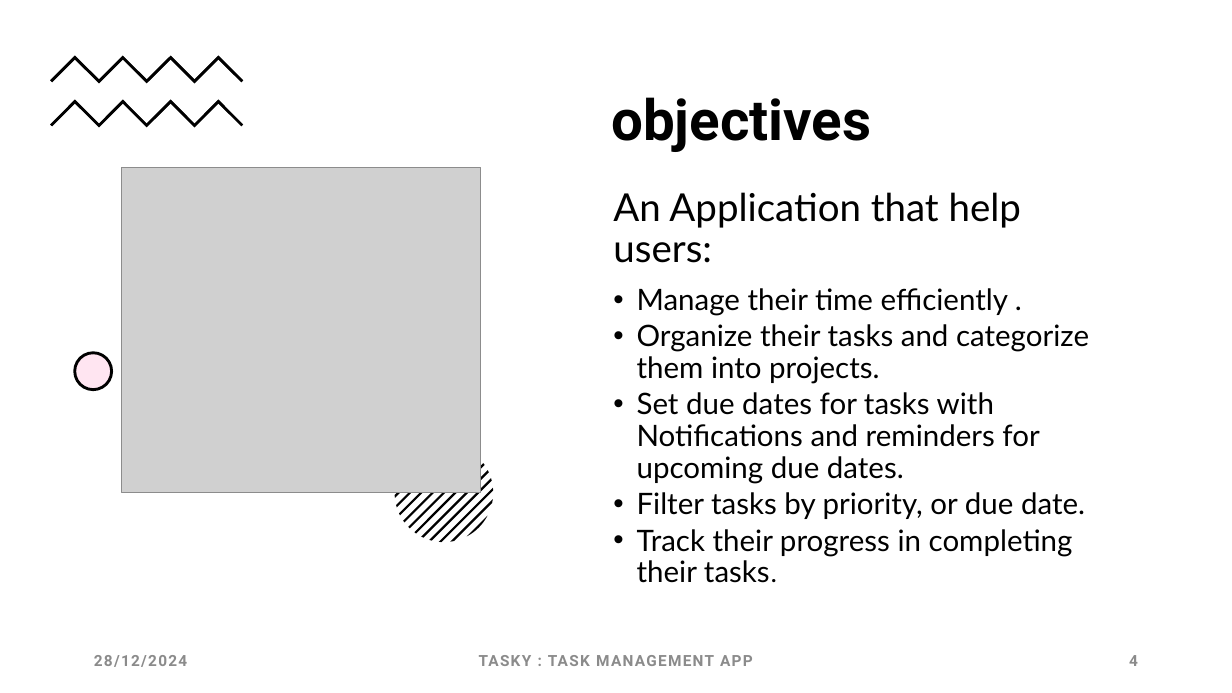
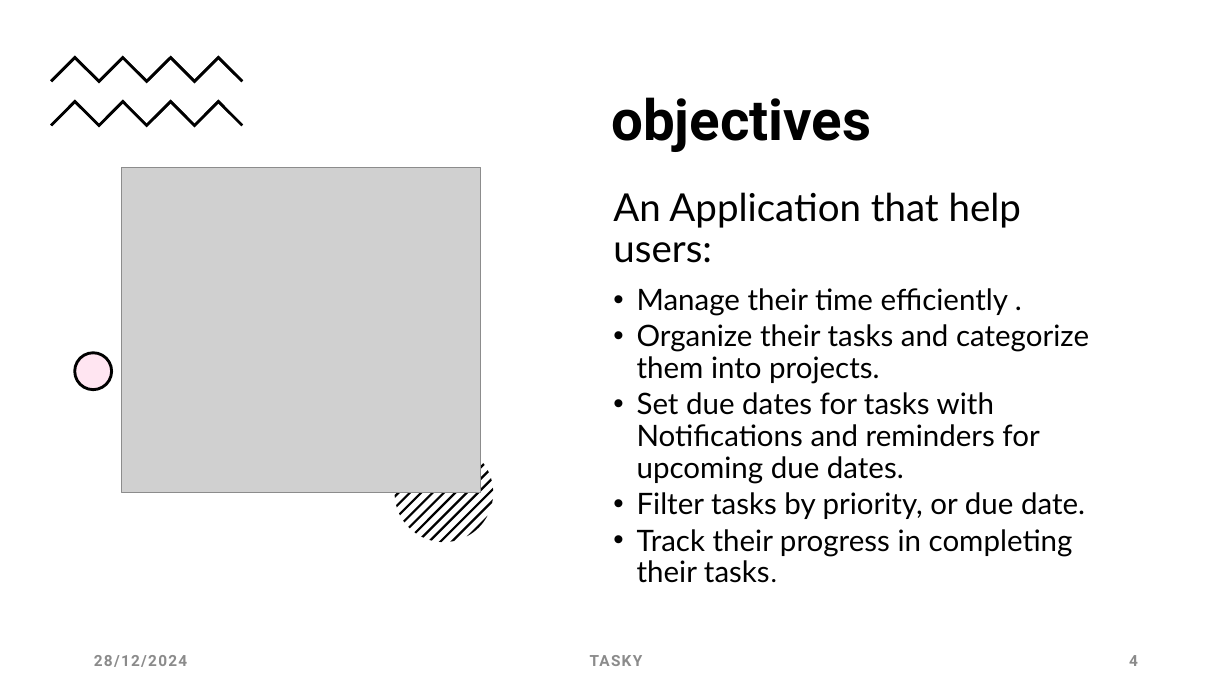
Before and after one commit to BadrGello/Task-Management-App, a slide deck: slide 4 of Documents/Final presentation.pptx. Drawn at 1232x693 pixels with LibreOffice and Linux fonts; fonts in the diff are those of the drawing; grey boxes stand for pictures. Boxes give left, top, right and bottom in pixels: in the first picture for what was removed or moved away, otherwise in the second. Text is boxed around its words. In the diff, an @@ line names an element or a change of style, - is before the commit and + after.

```diff
--- a/Documents/Final presentation.pptx
+++ b/Documents/Final presentation.pptx
@@ text at bbox=[590, 655, 643, 666]: text changed @@
-TASKY : TASK MANAGEMENT APP
+TASKY
```
Also in this commit, not shown: 6 other slides changed, 1 slide added, 1 other file.
